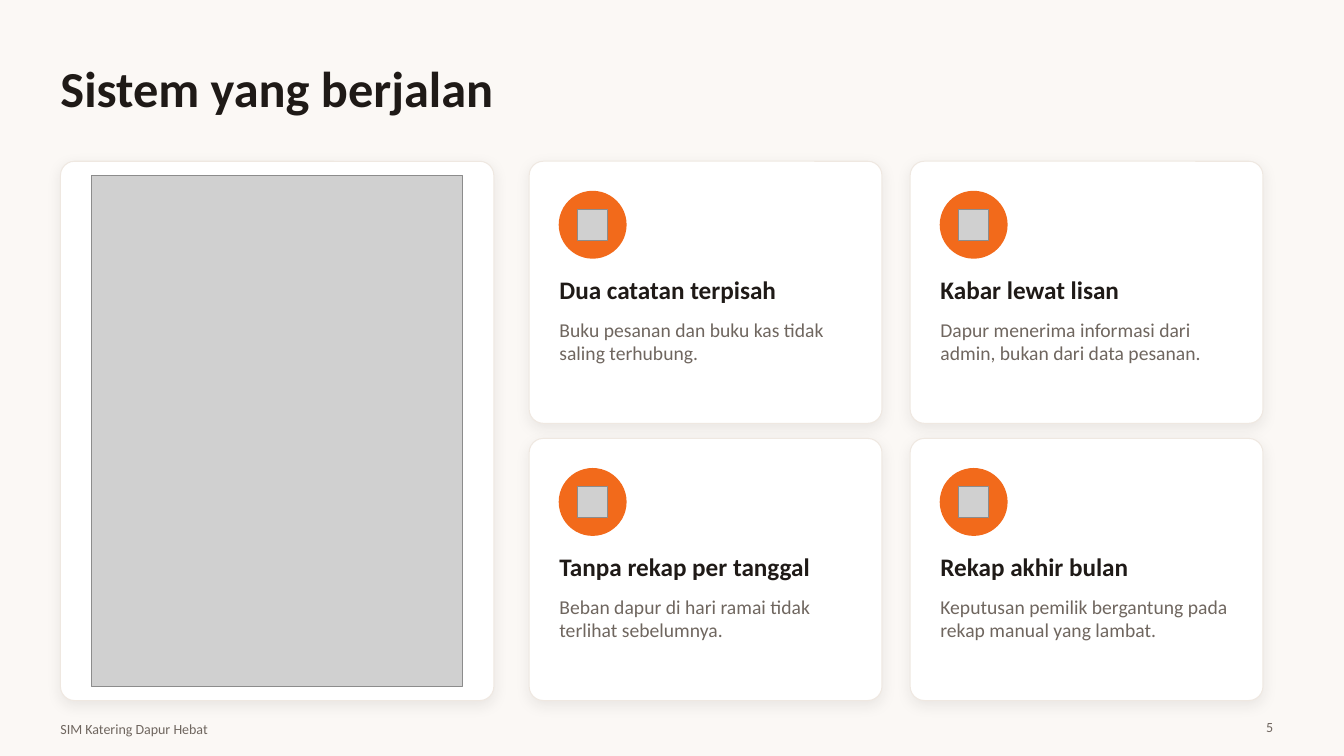
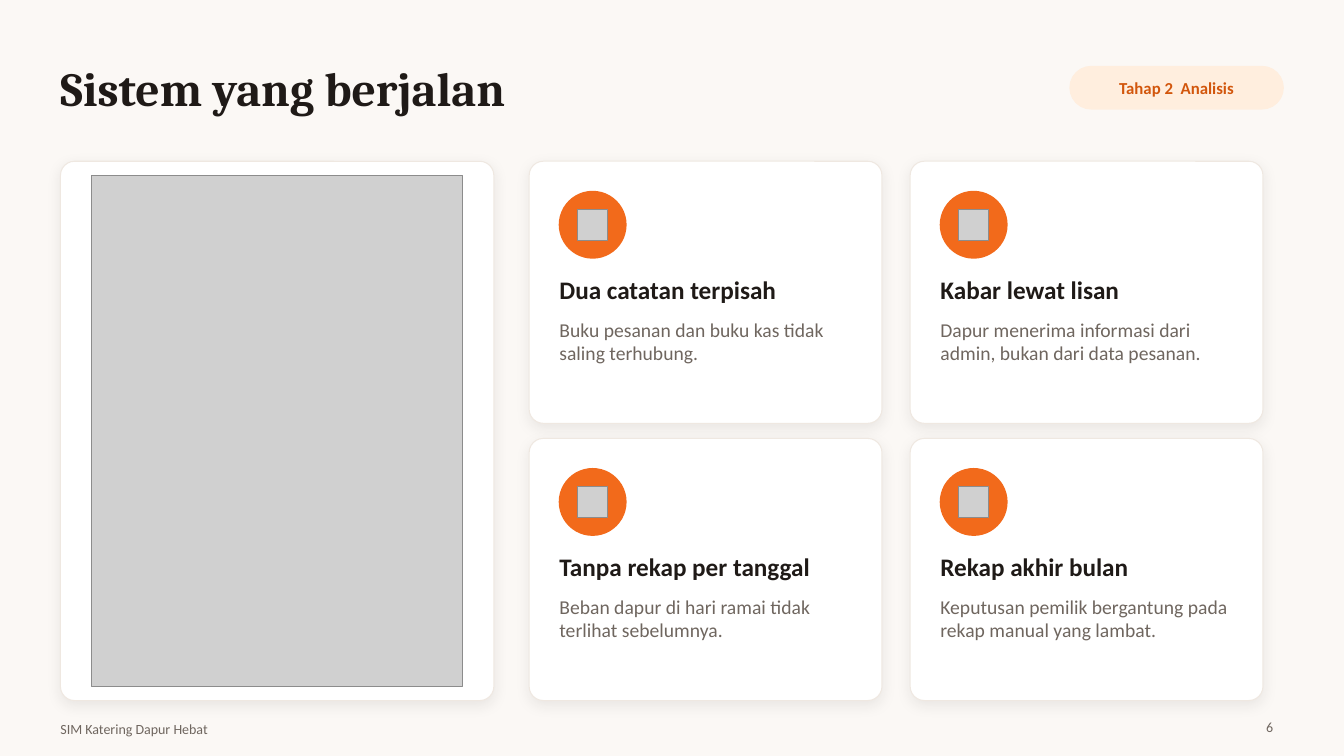
Before and after one commit to koriebruh/sim-katering-dapur-hebat, a slide deck: slide 6 of Presentasi-SIM-Katering-Dapur-Hebat.pptx (slide 5 before the commit). Drawn at 1344x756 pixels with LibreOffice and Linux fonts; fonts in the diff are those of the drawing; grey boxes stand for pictures. Boxes give left, top, right and bottom in pixels: in the first picture for what was removed or moved away, otherwise in the second. Text is boxed around its words. In the diff, an @@ line names an element or a change of style, - is before the commit and + after.

```diff
--- a/Presentasi-SIM-Katering-Dapur-Hebat.pptx
+++ b/Presentasi-SIM-Katering-Dapur-Hebat.pptx
@@ title "Sistem yang berjalan" at <box>60,73,505,117</box>: size 36 to 34 pt, font Calibri to Cambria @@
@@ rounded rectangle added at <box>1071,67,1284,109</box>, fill #FFEEDE, outline #FFEEDE 1 pt @@
@@ text added at <box>1119,82,1234,97</box>, 12 pt, text #D2560C, bold @@
+Tahap 2 Analisis
@@ page number at <box>1266,722,1273,732</box>: text changed @@
-5
+6
```
Also in this commit, not shown: 13 other slides changed, 1 slide added, 5 other files.
